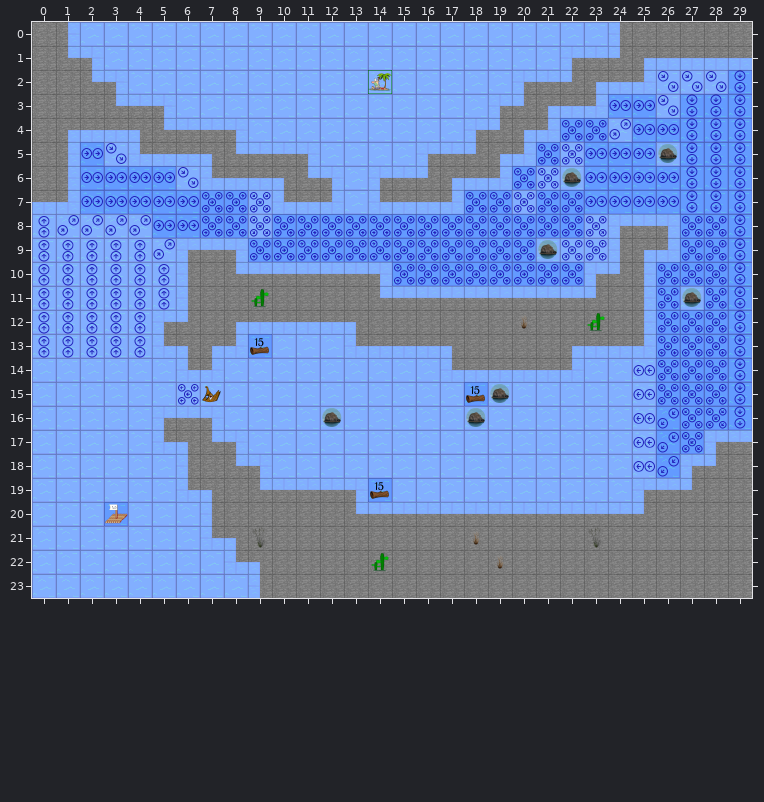
Two versions of a level (Tiled map (JSON), TechnicalPrototype/core/assets/levels/3CurrentTutorial.json). That is the earlier state.
Cells are 50x50 px. Shown: x 0..29, y 0..23.
The result:
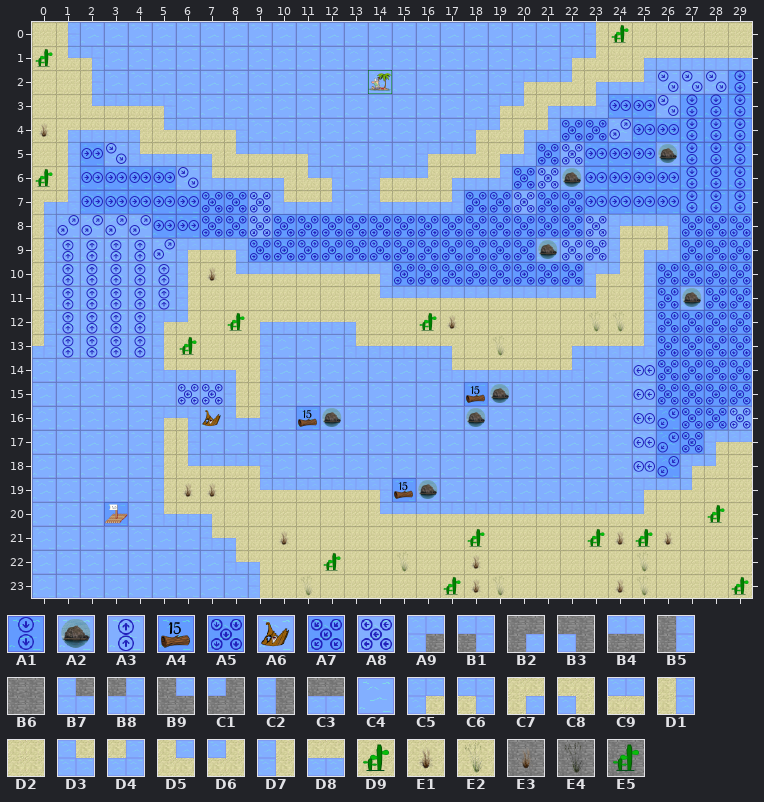
Key: from "updatedTiledSet": A1 6 "Current", A2 7 "Rock", A3 13 "Current", A4 16 "Wood", A5 20 "Current", A6 21 "Wood", A7 24 "Current", A8 25 "Current", A9 28 "Rock", B1 29 "Rock", B2 30 "Rock", B3 31 "Rock", B4 32 "Rock", B5 33 "Rock", B6 34 "Rock", B7 35 "Rock", B8 36 "Rock", B9 37 "Rock", C1 38 "Rock", C2 39 "Rock", C3 40 "Rock", C4 41 "Rock", C5 42 "Rock", C6 43 "Rock", C7 44 "Rock", C8 45 "Rock", C9 46 "Rock", D1 47 "Rock", D2 48 "Rock", D3 49 "Rock", D4 50 "Rock", D5 51 "Rock", D6 52 "Rock", D7 53 "Rock", D8 54 "Rock", D9 55 "Rock", E1 56 "Rock", E2 57 "Rock", E3 59 "Rock", E4 60 "Rock", E5 61 "Rock".
__ is an empty cell.
Tiles replaced or removed in this view: A1, A3, A4, A6, A9, B1, B2, B3, B4, B5, B6, B7, B8, B9, C1, C2, C3, C4, E3, E4, E5.
Commit: Spear Updates and New Sharp Rock Level
Change:
Changed rows in their new state; .. is an unchanged cell.
Layer "Environment":
first column x 0:
 0 D2 D1 .. .. .. .. .. .. .. .. .. .. .. .. .. .. .. .. .. .. .. .. .. D7 D9 D2 D2 D2 D2 D2
 1 D9 D5 C6 .. .. .. .. .. .. .. .. .. .. .. .. .. .. .. .. .. .. .. C5 D6 D2 C7 D8 D8 D8 D8
 2 D2 D2 D1 C4 .. .. .. .. .. .. .. .. .. .. .. .. .. .. .. .. C5 C9 D6 C7 D8 D4 .. .. .. ..
 3 D2 D2 D5 C9 C9 C6 .. .. .. .. .. .. .. .. .. .. .. .. .. C5 D6 C7 D8 D4 .. .. .. .. .. ..
 4 E1 C7 D8 D8 C8 D5 C9 C9 C6 .. .. .. .. .. .. .. .. .. C5 D6 C7 D4 .. .. .. .. .. .. .. ..
 5 D2 D1 .. .. D3 D8 D8 C8 D5 C9 C9 C6 .. .. .. .. C5 C9 D6 C7 D4 .. .. .. .. .. .. .. .. ..
 6 D9 D1 .. .. .. .. .. D3 D8 D8 C8 D5 C6 .. C5 C9 D6 C7 D8 D4 .. .. .. .. .. .. .. .. .. ..
 7 C7 D4 .. .. .. .. .. .. .. .. D3 D8 D4 .. D3 D8 D8 D4 .. .. .. .. .. .. .. .. .. .. .. ..
 8 D1 .. .. .. .. .. .. .. .. .. .. .. .. .. .. .. .. .. .. .. .. .. .. .. C5 C9 C6 .. .. A5
 9 D1 .. .. .. .. .. C5 C9 C6 .. .. .. .. .. .. .. .. .. .. .. .. .. .. .. D7 C7 D4 .. .. A5
10 D1 .. .. .. .. .. D7 E1 D5 C9 C9 C9 C9 C9 C6 .. .. .. .. .. .. .. .. C5 D6 D1 .. .. .. A5
11 D1 .. .. .. .. .. D7 D2 D2 D2 D2 D2 D2 D2 D5 C9 C9 C9 C9 C9 C9 C9 C9 D6 D2 D1 .. .. .. A5
12 D1 .. .. .. .. C5 D6 D2 D9 C7 D8 D8 D8 C8 D2 D2 D9 E1 D2 D2 D2 D2 D2 E2 E2 D1 .. .. .. A5
13 D4 .. .. .. .. D7 D9 D2 D2 D1 .. .. .. D3 D8 D8 D8 C8 D2 E2 D2 D2 C7 D8 D8 D4 .. .. .. A5
14 .. .. .. .. .. D3 D8 D8 C8 D1 .. .. .. .. .. .. .. D3 D8 D8 D8 D8 D4 .. .. .. .. .. .. A5
15 .. .. .. .. .. .. .. A8 D7 D1 .. .. .. .. .. .. .. .. .. .. .. .. .. .. .. .. .. .. .. A7
16 .. .. .. .. .. C5 C6 A6 D3 D4 .. .. .. .. .. .. .. .. .. .. .. .. .. .. .. .. .. .. .. A8
17 .. .. .. .. .. D7 D1 C4 C4 .. .. .. .. .. .. .. .. .. .. .. .. .. .. .. .. .. .. .. C5 C9
18 .. .. .. .. .. D7 D5 C9 C9 C6 .. .. .. .. .. .. .. .. .. .. .. .. .. .. .. .. .. C5 D6 D2
19 .. .. .. .. .. D7 E1 E1 D2 D5 C9 C9 C9 C9 C6 .. A2 .. .. .. .. .. .. .. .. C5 C9 D6 D2 D2
20 .. .. .. .. .. D3 D8 C8 D2 D2 D2 D2 D2 D2 D5 C9 C9 C9 C9 C9 C9 C9 C9 C9 C9 D6 D2 D2 D9 D2
21 .. .. .. .. .. .. .. D3 C8 D2 E1 D2 D2 D2 D2 D2 D2 D2 D9 D2 D2 D2 D2 D9 E1 D9 E1 D2 D2 D2
22 .. .. .. .. .. .. .. .. D3 C8 D2 D2 D9 D2 D2 E2 D2 D2 E1 D2 D2 D2 D2 D2 D2 E2 D2 D2 D2 D2
23 .. .. .. .. .. .. .. .. .. D7 D2 E2 D2 D2 D2 D2 D2 D9 E1 E2 D2 D2 D2 D2 E1 E2 D2 D2 D2 D9
Layer "Collectable":
first column x 9:
13 __ .. .. .. .. .. ..
16 .. .. A4 .. .. .. ..
19 .. .. .. .. .. __ A4
Changed places in both pictures, as pixel boxes (x1, y1, x2, y2):
changed: (32, 22, 752, 598)
